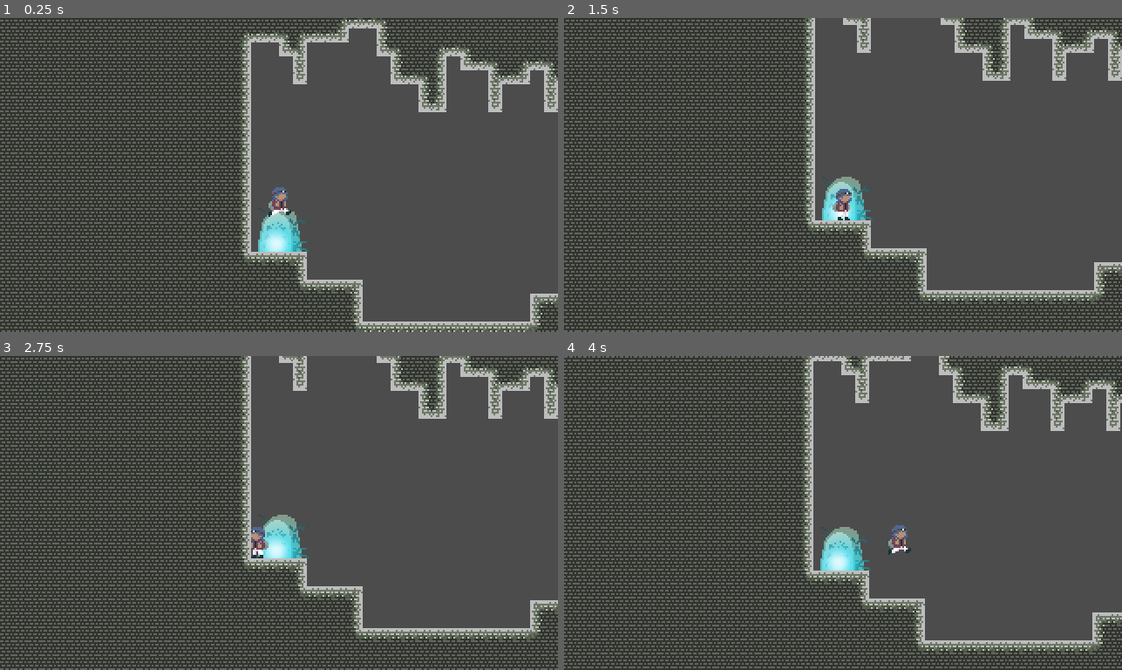
Above: before the commit, frames 1-4 (two rows, left to right).
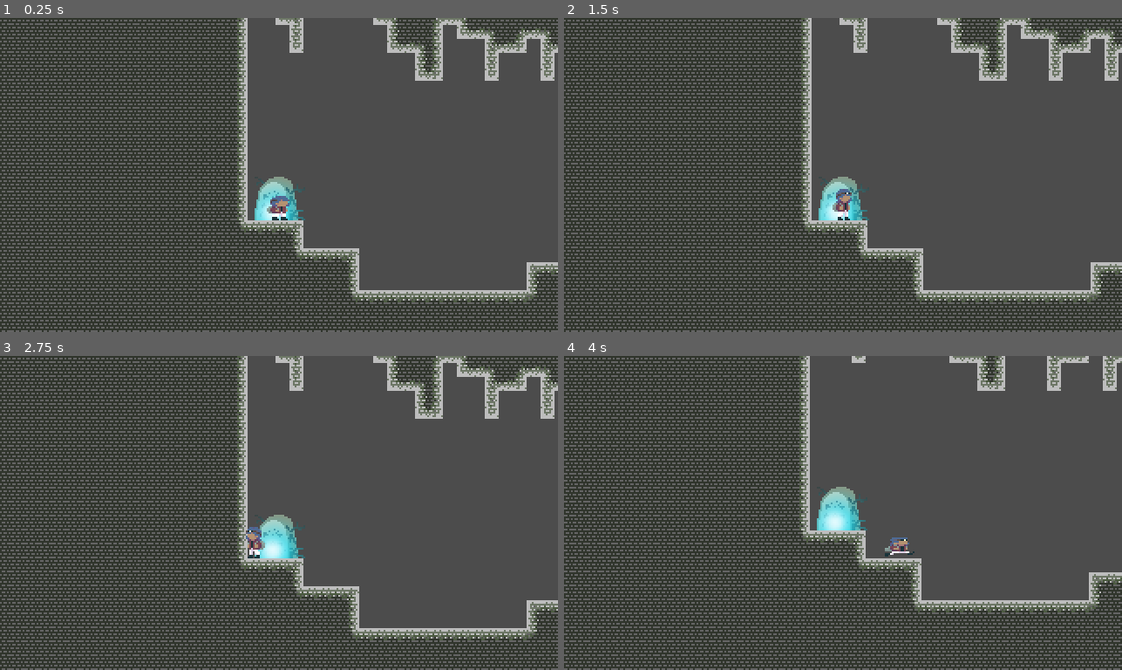
Above: after the commit, the same moments.

Repository: F-P-S-B/ggj-2023-roots
Game: Godot game, scene res://Levels/Art/ArtLevel.tscn
Same seed, same stepped clock (60 frames per second), same inputs: the game is played once before the commit and once after it. This scene is started directly instead of the project's main scene.
Inputs:
- Up to frame 1 (0.25 s): no input
- Up to frame 2 (1.5 s): hold Right (move_right) from 0.53 s (still down); tap Shift (dash) at 0.6 s; tap Space (jump) at 0.77 s; tap Enter at 1.25 s; tap X (interact) at 1.35 s
- Up to frame 3 (2.75 s): tap Space (jump) at 1.52 s; tap R (reset) at 2 s; release Right (move_right) at 2.03 s; hold Left (move_left) from 2.03 s (still down); hold Tab from 2.03 s (still down)
- Up to frame 4 (4 s): release Left (move_left) at 2.78 s; release Tab at 2.78 s; hold Right (move_right) from 2.78 s (still down); tap Backspace at 2.85 s; tap Space (jump) at 3.02, 3.77 s; tap R (reset) at 3.5 s; tap Shift (dash) at 3.6 s

The runs differ from the first frame. In frame 1, 25% of the frame differs, in the area x 0-100%, y 0-100%; in frame 2, 19%; in frame 3, 19%; in frame 4, 47%.

Commit message:
ça fait genre 46h que je code je sais plus mais je crois que c'est des fixs

Diff:
--- a/Levels/Art/ArtLevel.tscn
+++ b/Levels/Art/ArtLevel.tscn
@@ -9,10 +9,10 @@
 [node name="Stele" parent="." instance=ExtResource( 3 )]
 position = Vector2( -32, 88 )
 
-[node name="Player_5" parent="." instance=ExtResource( 1 )]
-position = Vector2( -32, 32 )
-
 [node name="TilesConcrete" parent="." instance=ExtResource( 2 )]
 tile_data = PoolIntArray( -2097199, 0, 0, -2097198, 0, 1, -2097197, 0, 1, -2097196, 0, 1, -2097195, 0, 1, -2097194, 0,  …(190126 unchanged characters)…
 
 [node name="RootWrapper" type="Node2D" parent="."]
+
+[node name="Player_6" parent="." instance=ExtResource( 1 )]
+position = Vector2( -30, 57 )
--- a/player/Player_n.tscn
+++ b/player/Player_n.tscn
@@ -119,7 +119,6 @@
 z_index = 5
 
 [node name="Sprite" type="Sprite" parent="SkilltreeZFixer"]
-visible = false
 position = Vector2( -280, -369 )
 texture = ExtResource( 11 )
 
